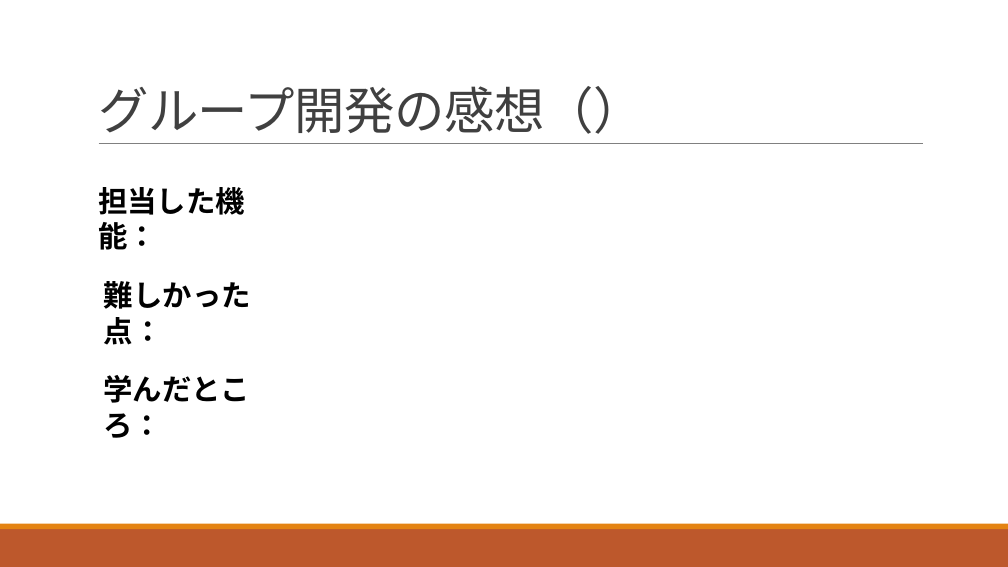
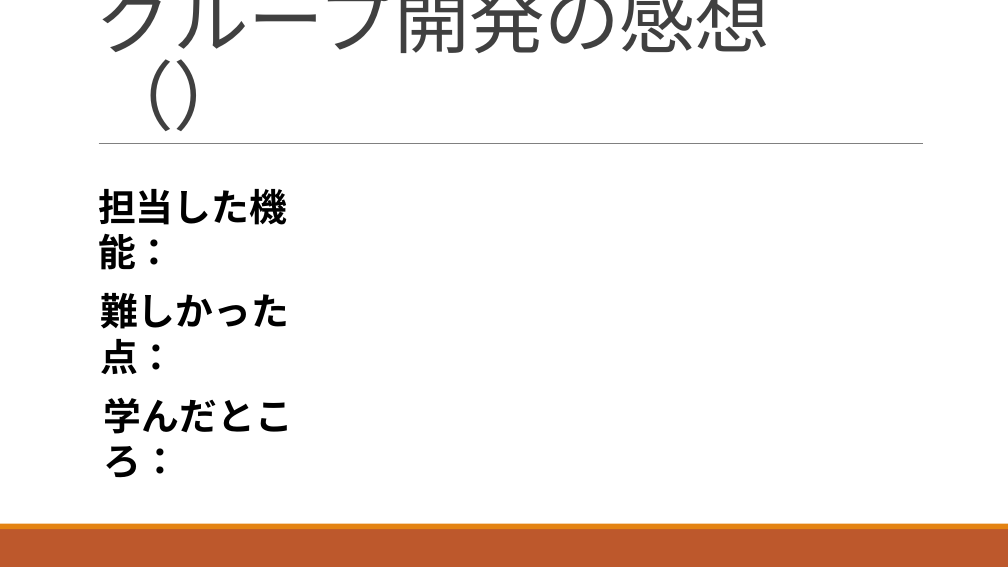
Before and after one commit to ShunjiYamamoto/groupA, a slide deck: slide 11 of 9.発表資料/グループ開発_Aグループ発表資料.pptx (slide 6 before the commit). Drawn at 1008x567 pixels with LibreOffice and Linux fonts; fonts in the diff are those of the drawing. Boxes give left, top, right and bottom in pixels: in the first picture for what was removed or moved away, otherwise in the second. Text is boxed around its words. In the diff, an @@ line names an element or a change of style, - is before the commit and + after.

```diff
--- a/9.発表資料/グループ開発_Aグループ発表資料.pptx
+++ b/9.発表資料/グループ開発_Aグループ発表資料.pptx
@@ title "グループ開発の感想（）" at (98,0,770,66): size 48 to 72 pt @@
@@ text "難しかった点：": place and size @@
-text "難しかった点：" at (104,281,251,345)
+text "難しかった点：" at (100,293,289,374)
@@ size 28 to 36 pt in 3 elements at (98,189,287,270), (100,293,289,374), (104,398,293,478) @@
@@ text "学んだところ：": place and size @@
-text "学んだところ：" at (103,375,250,438)
+text "学んだところ：" at (104,398,293,478)
```
Also in this commit, not shown: 10 other slides changed, 5 slides added, 3 other files.
